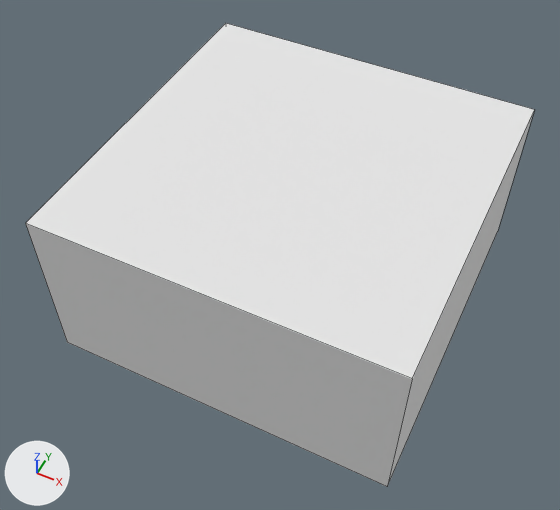
Two versions of the Blender file LD41/Assets/Models/Farm.blend, one commit apart.
The view is the same before and after, from a 50 mm lens placed at (0.3, -3.81, 3.73), pointed at (-1.03, -1.15, 0.41). Every picture has the same lights, and +X, +Y and +Z are marked at lower left. Mesh edges are drawn as thin lines.
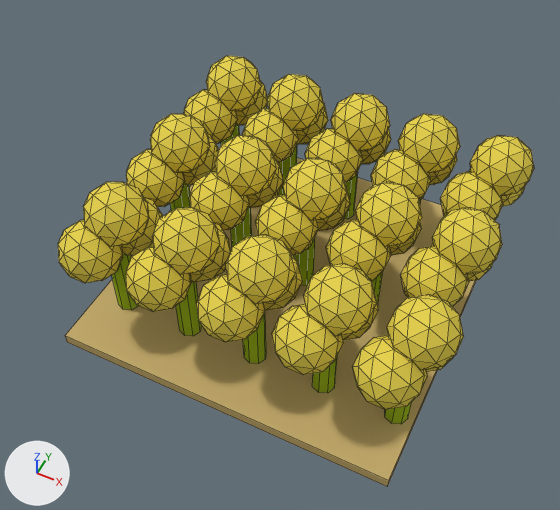
Where the change shows, as pixel boxes (x1, y1, x2, y2) in the pictures (560 x 510 px):
'Cube', reshaped (6% narrower, 7% shorter): before (26, 23, 535, 487); after (58, 56, 534, 487)
part 1 of me_cube, added (yellow): after (58, 220, 123, 283)
part 2 of me_cube, added (yellow): after (83, 182, 149, 246)
part 3 of me_cube, added (yellow): after (122, 197, 162, 256)
part 4 of me_cube, added (green): after (111, 253, 138, 310)
part 5 of me_cube, added (yellow): after (126, 246, 192, 312)
part 6 of me_cube, added (yellow): after (153, 207, 220, 274)
part 7 of me_cube, added (yellow): after (191, 223, 231, 282)
part 8 of me_cube, added (green): after (176, 282, 201, 336)
part 9 of me_cube, added (yellow): after (196, 274, 265, 342)
part 10 of me_cube, added (yellow): after (225, 234, 296, 304)
part 11 of me_cube, added (yellow): after (264, 252, 303, 311)
part 12 of me_cube, added (green): after (243, 313, 266, 363)
part 13 of me_cube, added (yellow): after (272, 304, 344, 375)
part 14 of me_cube, added (yellow): after (303, 263, 377, 336)
part 15 of me_cube, added: after (342, 291, 379, 340)
part 16 of me_cube, added (green): after (312, 355, 338, 393)
part 17 of me_cube, added (yellow): after (353, 335, 428, 410)
part 18 of me_cube, added (yellow): after (387, 294, 464, 370)
part 19 of me_cube, added: after (426, 358, 452, 372)
part 20 of me_cube, added: after (385, 402, 412, 424)
part 21 of me_cube, added (yellow): after (126, 149, 185, 207)
part 22 of me_cube, added (yellow): after (150, 114, 210, 173)
part 23 of me_cube, added (yellow): after (184, 134, 219, 185)
part 24 of me_cube, added: after (170, 183, 190, 211)

Edits to the bpy script that builds the scene:
```text
Change me_cube:
    used by ob_cube; location = (0.0, 0.0, 0.0); rotation_euler = (1.571, 0.0, 0.0), in degrees (90, 0, 0); scale = (1.0, 0.5, 1.0)
    remove me_cube.from_pydata(...)  # 8 vertices, 6 faces; spans x -2.0..0.0, y 0.0..2.0, z -0.01..1.99
    remove me_cube.materials.append(mat_material)  # white #e7e7e7
    add me_cube.from_pydata(...)  # 2138 vertices, 3756 faces; spans x -2.02..0.11, y 0.0..2.01, z -0.01..1.99
    me_cube part 1: a new loose piece, an icosphere of 80 faces spanning x -2.02..-1.68, y 0.95..1.65, z 1.59..1.94, in mat_corn (yellow #e7d352)
    me_cube part 2: a new loose piece, an icosphere of 80 faces spanning x -1.92..-1.59, y 1.31..2.01, z 1.44..1.79, in mat_corn (yellow #e7d352)
    me_cube part 3: a new loose piece, an icosphere of 80 faces spanning x -1.94..-1.61, y 0.88..1.59, z 1.31..1.66, in mat_corn (yellow #e7d352)
    me_cube part 4: a new loose piece, an 8-sided cylinder along y spanning x -1.87..-1.74, y 0.12..1.51, z 1.55..1.68, in mat_stalk (green #9bb825)
    me_cube part 5: a new loose piece, an icosphere of 80 faces spanning x -1.59..-1.26, y 0.95..1.65, z 1.59..1.94, in mat_corn (yellow #e7d352)
    me_cube part 6: a new loose piece, an icosphere of 80 faces spanning x -1.5..-1.16, y 1.31..2.01, z 1.44..1.79, in mat_corn (yellow #e7d352)
    me_cube part 7: a new loose piece, an icosphere of 80 faces spanning x -1.52..-1.18, y 0.88..1.59, z 1.31..1.66, in mat_corn (yellow #e7d352)
    me_cube part 8: a new loose piece, an 8-sided cylinder along y spanning x -1.45..-1.32, y 0.12..1.51, z 1.55..1.68, in mat_stalk (green #9bb825)
    me_cube part 9: a new loose piece, an icosphere of 80 faces spanning x -1.16..-0.83, y 0.95..1.65, z 1.59..1.94, in mat_corn (yellow #e7d352)
    me_cube part 10: a new loose piece, an icosphere of 80 faces spanning x -1.07..-0.74, y 1.31..2.01, z 1.44..1.79, in mat_corn (yellow #e7d352)
    me_cube part 11: a new loose piece, an icosphere of 80 faces spanning x -1.09..-0.76, y 0.88..1.59, z 1.31..1.66, in mat_corn (yellow #e7d352)
    me_cube part 12: a new loose piece, an 8-sided cylinder along y spanning x -1.02..-0.89, y 0.12..1.51, z 1.55..1.68, in mat_stalk (green #9bb825)
    me_cube part 13: a new loose piece, an icosphere of 80 faces spanning x -0.74..-0.4, y 0.95..1.65, z 1.59..1.94, in mat_corn (yellow #e7d352)
    me_cube part 14: a new loose piece, an icosphere of 80 faces spanning x -0.65..-0.31, y 1.31..2.01, z 1.44..1.79, in mat_corn (yellow #e7d352)
    me_cube part 15: a new loose piece, an icosphere of 80 faces spanning x -0.67..-0.33, y 0.88..1.59, z 1.31..1.66, in mat_corn (yellow #e7d352)
    me_cube part 16: a new loose piece, an 8-sided cylinder along y spanning x -0.59..-0.46, y 0.12..1.51, z 1.55..1.68, in mat_stalk (green #9bb825)
    me_cube part 17: a new loose piece, an icosphere of 80 faces spanning x -0.31..0.02, y 0.95..1.65, z 1.59..1.94, in mat_corn (yellow #e7d352)
    me_cube part 18: a new loose piece, an icosphere of 80 faces spanning x -0.22..0.11, y 1.31..2.01, z 1.44..1.79, in mat_corn (yellow #e7d352)
    me_cube part 19: a new loose piece, an icosphere of 80 faces spanning x -0.24..0.09, y 0.88..1.59, z 1.31..1.66, in mat_corn (yellow #e7d352)
    me_cube part 20: a new loose piece, an 8-sided cylinder along y spanning x -0.17..-0.04, y 0.12..1.51, z 1.55..1.68, in mat_stalk (green #9bb825)
    me_cube part 21: a new loose piece, an icosphere of 80 faces spanning x -2.02..-1.68, y 0.95..1.65, z 0.96..1.31, in mat_corn (yellow #e7d352)
    me_cube part 22: a new loose piece, an icosphere of 80 faces spanning x -1.92..-1.59, y 1.31..2.01, z 0.8..1.15, in mat_corn (yellow #e7d352)
    me_cube part 23: a new loose piece, an icosphere of 80 faces spanning x -1.94..-1.61, y 0.88..1.59, z 0.67..1.02, in mat_corn (yellow #e7d352)
    me_cube part 24: a new loose piece, an 8-sided cylinder along y spanning x -1.87..-1.74, y 0.12..1.51, z 0.91..1.04, in mat_stalk (green #9bb825)
    me_cube part 25: a new loose piece, an icosphere of 80 faces spanning x -1.59..-1.26, y 0.95..1.65, z 0.96..1.31, in mat_corn (yellow #e7d352)
    me_cube part 26: a new loose piece, an icosphere of 80 faces spanning x -1.5..-1.16, y 1.31..2.01, z 0.8..1.15, in mat_corn (yellow #e7d352)
    me_cube part 27: a new loose piece, an icosphere of 80 faces spanning x -1.52..-1.18, y 0.88..1.59, z 0.67..1.02, in mat_corn (yellow #e7d352)
    me_cube part 28: a new loose piece, an 8-sided cylinder along y spanning x -1.45..-1.32, y 0.12..1.51, z 0.91..1.04, in mat_stalk (green #9bb825)
    me_cube part 29: a new loose piece, an icosphere of 80 faces spanning x -1.16..-0.83, y 0.95..1.65, z 0.96..1.31, in mat_corn (yellow #e7d352)
    me_cube part 30: a new loose piece, an icosphere of 80 faces spanning x -1.07..-0.74, y 1.31..2.01, z 0.8..1.15, in mat_corn (yellow #e7d352)
    me_cube part 31: 4 vertices removed from x -2.0..0.0, y 2.0, z -0.01..1.99; 1056 vertices added at x -2.02..0.11, y 0.12..2.01, z -0.01..1.99
    add me_cube.materials.append(mat_dirt)  # yellow #c9af72
    add me_cube.materials.append(mat_corn)  # yellow #e7d352
    add me_cube.materials.append(mat_stalk)  # green #9bb825
```
